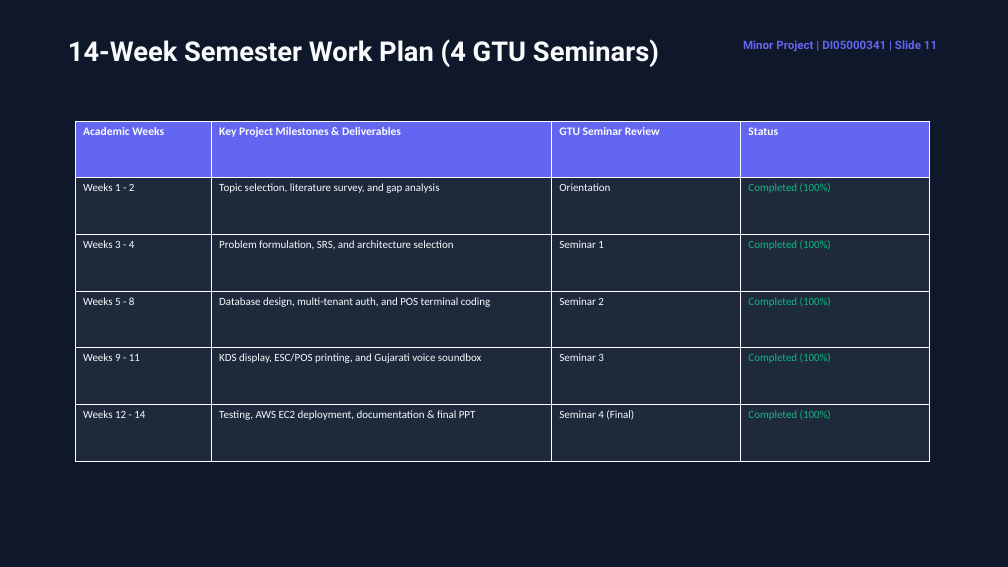
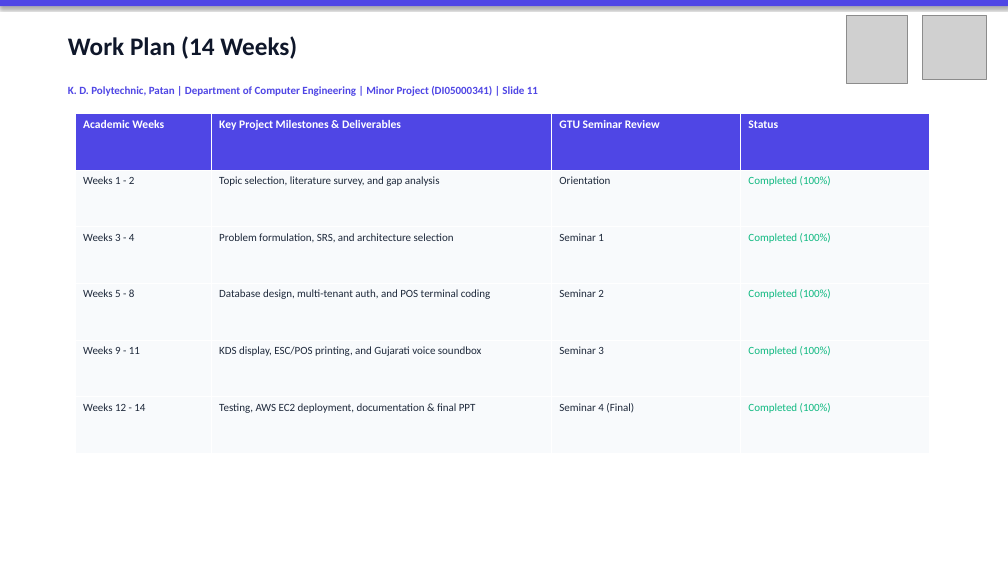
Before and after one commit to Shubh-Patel-07/DineFlow-AI, a slide deck: slide 11 of docs/DineFlow_AI_GTU_Minor_Project_Presentation.pptx. Drawn at 1008x567 pixels with LibreOffice and Linux fonts; fonts in the diff are those of the drawing; grey boxes stand for pictures. Boxes give left, top, right and bottom in pixels: in the first picture for what was removed or moved away, otherwise in the second. Text is boxed around its words. In the diff, an @@ line names an element or a change of style, - is before the commit and + after.

Commit message:
docs(gtu): embed official GTU and KDP Patan logos, light academic theme presentation, and exact chapter page breaks

```diff
--- a/docs/DineFlow_AI_GTU_Minor_Project_Presentation.pptx
+++ b/docs/DineFlow_AI_GTU_Minor_Project_Presentation.pptx
@@ rectangle at [0,0,1008,567]: fill #0F172A to #FFFFFF @@
@@ rectangle added at [0,0,1008,6], fill #4F46E5 @@
@@ picture added at [847,15,907,83] @@
@@ picture added at [923,15,987,79] @@
@@ text at [68,36,297,59]: text changed; size 26 to 24 pt; font Roboto to Calibri; text colour #F8FAFC to #0F172A @@
-14-Week Semester Work Plan (4 GTU Seminars)
+Work Plan (14 Weeks)
@@ text removed at [743,40,937,52] @@
-Minor Project | DI05000341 | Slide 11
@@ text added at [68,86,538,96], 10.5 pt, text #4F46E5, bold @@
+K. D. Polytechnic, Patan | Department of Computer Engineering | Minor Project (DI05000341) | Slide 11
@@ table at [76,113,930,454] @@
@@ fill #6366F1 to #4F46E5 in row 1 @@
@@ fill #1E293B to #F8FAFC in 20 cells @@
@@ text colour #F8FAFC to #FFFFFF in "Academic Weeks", "Key Project Milestones & Deliverables", "GTU Seminar Review", "Status" @@
@@ text colour #F8FAFC to #1E293B in "Weeks 1 - 2", "Topic selection, literature survey, and gap analysis", "Orientation", "Weeks 3 - 4" and 11 more places @@
@@ table: place and size @@
-table at [76,121,930,461]
+table at [76,113,930,454]
```
Also in this commit, not shown: 16 other slides changed, 5 other files.
